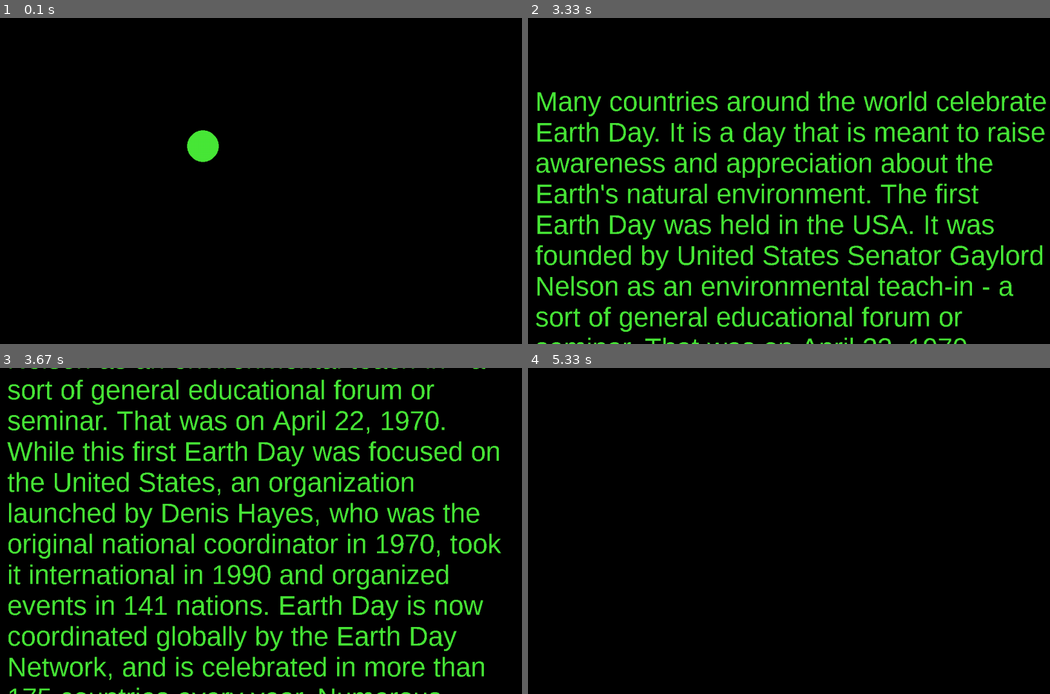
Above: before the commit, frames 1-4 (two rows, left to right).
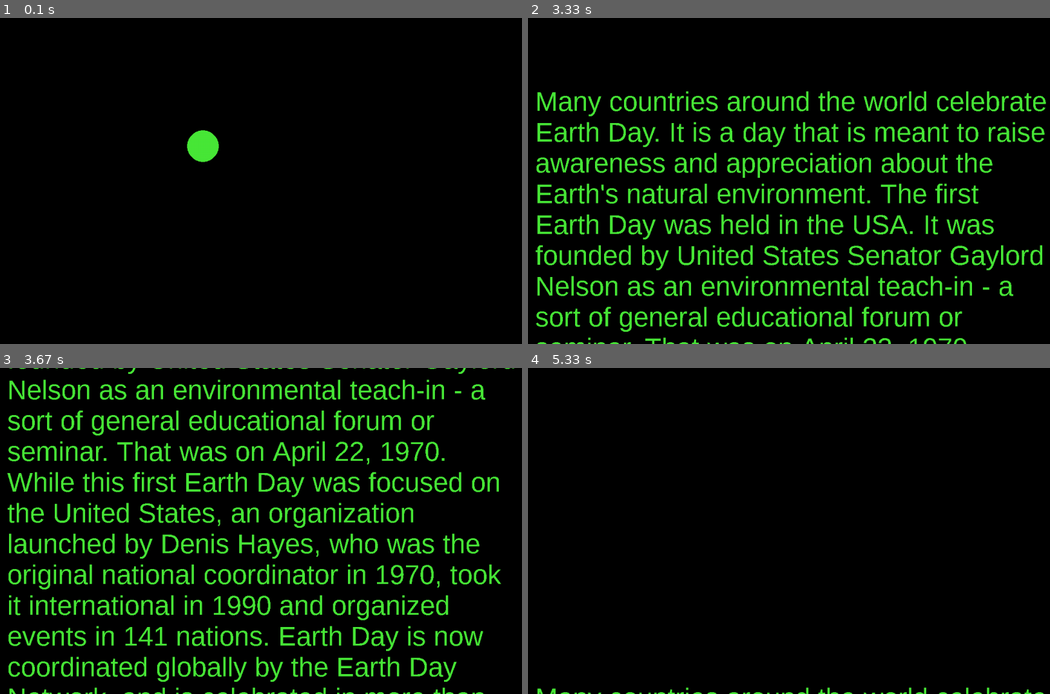
Above: after the commit, the same moments.

Repository: BaiYunpeng1949/Ada_text_amount
Game: pygame game, started from main.py
Same seed, same stepped clock (60 frames per second), same inputs: the game is played once before the commit and once after it.
Inputs:
- Up to frame 1 (0.1 s): no input
- Up to frame 2 (3.33 s): no input
- Up to frame 3 (3.67 s): tap Page Down at 3.33 s
- Up to frame 4 (5.33 s): tap Page Up at 3.67, 5 s

Frames 1-2 are identical in both runs. In frame 3, 27% of the frame differs, in the area x 1-99%, y 0-100%; in frame 4, 0.4%.

Commit message:
Pilot with Zhou Chen, P4, data.

Diff:
--- a/Ada_pygame_prototype.py
+++ b/Ada_pygame_prototype.py
@@ -134,7 +134,8 @@
         self.wps_dynamical_duration_text = 3  # Words per second for dynamically changing duration of text reading at different text chunks.
         self.offset_seconds_dynamical_duration_text = 2  # The unit is second.
 
-        self.num_lines_scrolled_press_keys_present_all = 9      # This variable determines the number of lines that will be scrolled up or down with a single key press.
+        # TODO: do this robustly.
+        self.num_lines_scrolled_press_keys_present_all = 8      # This variable determines the number of lines that will be scrolled up or down with a single key press.
         self.num_scrolling_press_keys_present_all = 0    # This variable will record the current number of scrolling operations, positive numbers negative numbers mean scrolling up and down.
 
         self.log_actual_amounts_texts = []
--- /dev/null
+++ b/Results/1 July 2022/Zhou Chen_4/condition_1_pos50.txt
@@ -0,0 +1,55 @@
+Participant Information:
+Participant Name: Zhou Chen_4
+Experiment Time: 1 July 2022
+Trial Number / Condition: condition_1
+Text source path: Reading Materials/What does cloud computing means_279.txt
+
+Configuration:
+Duration of gap task: 4000 ms
+Duration of text reading: 10000 ms
+Amount of text in a chunk: 35 words
+Text read: Reading Materials/What does cloud computing means_279.txt
+The type of task type: count task
+The number of attention shifts: 8
+The mode of text content update: present all
+The color of OHMD background: black
+The color of OHMD texts: (73, 232, 56)
+The size of texts: 60 pixels
+The size of gap tasks: 64 pixels
+The position of texts: (50, 150)
+The position of gap tasks: (0, 0)
+
+Logs:
+The 1 text chunk:
+Gap task results: ['circle: 2 ', 'triangle: 1 ', 'rectangle: 5 ']
+The 2 text chunk:
+Gap task results: ['circle: 4 ', 'triangle: 2 ', 'rectangle: 2 ']
+The 3 text chunk:
+Gap task results: ['circle: 2 ', 'triangle: 4 ', 'rectangle: 2 ']
+The 4 text chunk:
+Gap task results: ['circle: 4 ', 'triangle: 1 ', 'rectangle: 3 ']
+The 5 text chunk:
+Gap task results: ['circle: 1 ', 'triangle: 3 ', 'rectangle: 4 ']
+The 6 text chunk:
+Gap task results: ['circle: 3 ', 'triangle: 1 ', 'rectangle: 4 ']
+The 7 text chunk:
+Gap task results: ['circle: 2 ', 'triangle: 4 ', 'rectangle: 2 ']
+The 8 text chunk:
+Gap task results: ['circle: 1 ', 'triangle: 5 ', 'rectangle: 2 ']
+
+The 1 attention shift:
+    Time spent: 15000 ms
+The 2 attention shift:
+    Time spent: 15000 ms
+The 3 attention shift:
+    Time spent: 14000 ms
+The 4 attention shift:
+    Time spent: 10000 ms
+The 5 attention shift:
+    Time spent: 17000 ms
+The 6 attention shift:
+    Time spent: 14000 ms
+The 7 attention shift:
+    Time spent: 17000 ms
+The 8 attention shift:
+    Time spent: 10000 ms
--- /dev/null
+++ b/Results/1 July 2022/Zhou Chen_4/condition_2_pos50.txt
@@ -0,0 +1,51 @@
+Participant Information:
+Participant Name: Zhou Chen_4
+Experiment Time: 1 July 2022
+Trial Number / Condition: condition_2
+Text source path: Reading Materials/Easter day_228.txt
+
+Configuration:
+Duration of gap task: 12000 ms
+Duration of text reading: 8000 ms
+Amount of text in a chunk: 35 words
+Text read: Reading Materials/Easter day_228.txt
+The type of task type: count task
+The number of attention shifts: 7
+The mode of text content update: rsvp
+The color of OHMD background: black
+The color of OHMD texts: (73, 232, 56)
+The size of texts: 60 pixels
+The size of gap tasks: 64 pixels
+The position of texts: (50, 150)
+The position of gap tasks: (0, 0)
+
+Logs:
+The 1 text chunk:
+Gap task results: ['circle: 8 ', 'triangle: 7 ', 'rectangle: 9 ']
+The 2 text chunk:
+Gap task results: ['circle: 7 ', 'triangle: 6 ', 'rectangle: 11 ']
+The 3 text chunk:
+Gap task results: ['circle: 10 ', 'triangle: 6 ', 'rectangle: 8 ']
+The 4 text chunk:
+Gap task results: ['circle: 8 ', 'triangle: 7 ', 'rectangle: 9 ']
+The 5 text chunk:
+Gap task results: ['circle: 9 ', 'triangle: 6 ', 'rectangle: 9 ']
+The 6 text chunk:
+Gap task results: ['circle: 9 ', 'triangle: 9 ', 'rectangle: 6 ']
+The 7 text chunk:
+Gap task results: ['circle: 14 ', 'triangle: 8 ', 'rectangle: 2 ']
+
+The 1 attention shift:
+Amount of texts in this chunk: 27    Time spent: 11000 ms
+The 2 attention shift:
+Amount of texts in this chunk: 37    Time spent: 15000 ms
+The 3 attention shift:
+Amount of texts in this chunk: 38    Time spent: 15000 ms
+The 4 attention shift:
+Amount of texts in this chunk: 42    Time spent: 16000 ms
+The 5 attention shift:
+Amount of texts in this chunk: 32    Time spent: 13000 ms
+The 6 attention shift:
+Amount of texts in this chunk: 35    Time spent: 14000 ms
+The 7 attention shift:
+Amount of texts in this chunk: 17    Time spent: 8000 ms
--- /dev/null
+++ b/Results/1 July 2022/Zhou Chen_4/condition_3_pos50.txt
@@ -0,0 +1,47 @@
+Participant Information:
+Participant Name: Zhou Chen_4
+Experiment Time: 1 July 2022
+Trial Number / Condition: condition_3
+Text source path: Reading Materials/Rainforests_223.txt
+
+Configuration:
+Duration of gap task: 12000 ms
+Duration of text reading: 15000 ms
+Amount of text in a chunk: 35 words
+Text read: Reading Materials/Rainforests_223.txt
+The type of task type: count task
+The number of attention shifts: 6
+The mode of text content update: present all
+The color of OHMD background: black
+The color of OHMD texts: (73, 232, 56)
+The size of texts: 60 pixels
+The size of gap tasks: 64 pixels
+The position of texts: (50, 150)
+The position of gap tasks: (0, 0)
+
+Logs:
+The 1 text chunk:
+Gap task results: ['circle: 10 ', 'triangle: 8 ', 'rectangle: 6 ']
+The 2 text chunk:
+Gap task results: ['circle: 7 ', 'triangle: 7 ', 'rectangle: 10 ']
+The 3 text chunk:
+Gap task results: ['circle: 9 ', 'triangle: 9 ', 'rectangle: 6 ']
+The 4 text chunk:
+Gap task results: ['circle: 12 ', 'triangle: 7 ', 'rectangle: 5 ']
+The 5 text chunk:
+Gap task results: ['circle: 10 ', 'triangle: 10 ', 'rectangle: 4 ']
+The 6 text chunk:
+Gap task results: ['circle: 10 ', 'triangle: 8 ', 'rectangle: 6 ']
+
+The 1 attention shift:
+    Time spent: 13000 ms
+The 2 attention shift:
+    Time spent: 15000 ms
+The 3 attention shift:
+    Time spent: 14000 ms
+The 4 attention shift:
+    Time spent: 15000 ms
+The 5 attention shift:
+    Time spent: 17000 ms
+The 6 attention shift:
+    Time spent: 15000 ms
--- /dev/null
+++ b/Results/1 July 2022/Zhou Chen_4/condition_4_pos50.txt
@@ -0,0 +1,55 @@
+Participant Information:
+Participant Name: Zhou Chen_4
+Experiment Time: 1 July 2022
+Trial Number / Condition: condition_4
+Text source path: Reading Materials/Youth_278.txt
+
+Configuration:
+Duration of gap task: 8000 ms
+Duration of text reading: 14000 ms
+Amount of text in a chunk: 35 words
+Text read: Reading Materials/Youth_278.txt
+The type of task type: count task
+The number of attention shifts: 8
+The mode of text content update: present all
+The color of OHMD background: black
+The color of OHMD texts: (73, 232, 56)
+The size of texts: 60 pixels
+The size of gap tasks: 64 pixels
+The position of texts: (50, 150)
+The position of gap tasks: (0, 0)
+
+Logs:
+The 1 text chunk:
+Gap task results: ['circle: 4 ', 'triangle: 4 ', 'rectangle: 8 ']
+The 2 text chunk:
+Gap task results: ['circle: 3 ', 'triangle: 4 ', 'rectangle: 9 ']
+The 3 text chunk:
+Gap task results: ['circle: 6 ', 'triangle: 4 ', 'rectangle: 6 ']
+The 4 text chunk:
+Gap task results: ['circle: 2 ', 'triangle: 5 ', 'rectangle: 9 ']
+The 5 text chunk:
+Gap task results: ['circle: 7 ', 'triangle: 2 ', 'rectangle: 7 ']
+The 6 text chunk:
+Gap task results: ['circle: 7 ', 'triangle: 6 ', 'rectangle: 3 ']
+The 7 text chunk:
+Gap task results: ['circle: 6 ', 'triangle: 4 ', 'rectangle: 6 ']
+The 8 text chunk:
+Gap task results: ['circle: 2 ', 'triangle: 6 ', 'rectangle: 8 ']
+
+The 1 attention shift:
+    Time spent: 13000 ms
+The 2 attention shift:
+    Time spent: 14000 ms
+The 3 attention shift:
+    Time spent: 14000 ms
+The 4 attention shift:
+    Time spent: 15000 ms
+The 5 attention shift:
+    Time spent: 14000 ms
+The 6 attention shift:
+    Time spent: 15000 ms
+The 7 attention shift:
+    Time spent: 13000 ms
+The 8 attention shift:
+    Time spent: 14000 ms
--- /dev/null
+++ b/Results/1 July 2022/Zhou Chen_4/condition_5_pos50.txt
@@ -0,0 +1,55 @@
+Participant Information:
+Participant Name: Zhou Chen_4
+Experiment Time: 1 July 2022
+Trial Number / Condition: condition_5
+Text source path: Reading Materials/New York City_297.txt
+
+Configuration:
+Duration of gap task: 8000 ms
+Duration of text reading: 14000 ms
+Amount of text in a chunk: 35 words
+Text read: Reading Materials/New York City_297.txt
+The type of task type: count task
+The number of attention shifts: 8
+The mode of text content update: rsvp
+The color of OHMD background: black
+The color of OHMD texts: (73, 232, 56)
+The size of texts: 60 pixels
+The size of gap tasks: 64 pixels
+The position of texts: (50, 150)
+The position of gap tasks: (0, 0)
+
+Logs:
+The 1 text chunk:
+Gap task results: ['circle: 6 ', 'triangle: 6 ', 'rectangle: 4 ']
+The 2 text chunk:
+Gap task results: ['circle: 5 ', 'triangle: 4 ', 'rectangle: 7 ']
+The 3 text chunk:
+Gap task results: ['circle: 5 ', 'triangle: 4 ', 'rectangle: 7 ']
+The 4 text chunk:
+Gap task results: ['circle: 6 ', 'triangle: 2 ', 'rectangle: 8 ']
+The 5 text chunk:
+Gap task results: ['circle: 5 ', 'triangle: 4 ', 'rectangle: 7 ']
+The 6 text chunk:
+Gap task results: ['circle: 8 ', 'triangle: 4 ', 'rectangle: 4 ']
+The 7 text chunk:
+Gap task results: ['circle: 8 ', 'triangle: 3 ', 'rectangle: 5 ']
+The 8 text chunk:
+Gap task results: ['circle: 2 ', 'triangle: 7 ', 'rectangle: 7 ']
+
+The 1 attention shift:
+Amount of texts in this chunk: 41    Time spent: 16000 ms
+The 2 attention shift:
+Amount of texts in this chunk: 30    Time spent: 12000 ms
+The 3 attention shift:
+Amount of texts in this chunk: 34    Time spent: 14000 ms
+The 4 attention shift:
+Amount of texts in this chunk: 46    Time spent: 18000 ms
+The 5 attention shift:
+Amount of texts in this chunk: 40    Time spent: 16000 ms
+The 6 attention shift:
+Amount of texts in this chunk: 43    Time spent: 17000 ms
+The 7 attention shift:
+Amount of texts in this chunk: 27    Time spent: 11000 ms
+The 8 attention shift:
+Amount of texts in this chunk: 36    Time spent: 14000 ms
--- /dev/null
+++ b/Results/1 July 2022/Zhou Chen_4/condition_6_pos50.txt
@@ -0,0 +1,51 @@
+Participant Information:
+Participant Name: Zhou Chen_4
+Experiment Time: 1 July 2022
+Trial Number / Condition: condition_6
+Text source path: Reading Materials/Elephants_232.txt
+
+Configuration:
+Duration of gap task: 4000 ms
+Duration of text reading: 6000 ms
+Amount of text in a chunk: 35 words
+Text read: Reading Materials/Elephants_232.txt
+The type of task type: count task
+The number of attention shifts: 7
+The mode of text content update: rsvp
+The color of OHMD background: black
+The color of OHMD texts: (73, 232, 56)
+The size of texts: 60 pixels
+The size of gap tasks: 64 pixels
+The position of texts: (50, 150)
+The position of gap tasks: (0, 0)
+
+Logs:
+The 1 text chunk:
+Gap task results: ['circle: 5 ', 'triangle: 2 ', 'rectangle: 1 ']
+The 2 text chunk:
+Gap task results: ['circle: 5 ', 'triangle: 2 ', 'rectangle: 1 ']
+The 3 text chunk:
+Gap task results: ['circle: 4 ', 'triangle: 2 ', 'rectangle: 2 ']
+The 4 text chunk:
+Gap task results: ['circle: 3 ', 'triangle: 0 ', 'rectangle: 5 ']
+The 5 text chunk:
+Gap task results: ['circle: 2 ', 'triangle: 3 ', 'rectangle: 3 ']
+The 6 text chunk:
+Gap task results: ['circle: 2 ', 'triangle: 2 ', 'rectangle: 4 ']
+The 7 text chunk:
+Gap task results: ['circle: 4 ', 'triangle: 3 ', 'rectangle: 1 ']
+
+The 1 attention shift:
+Amount of texts in this chunk: 39    Time spent: 15000 ms
+The 2 attention shift:
+Amount of texts in this chunk: 24    Time spent: 10000 ms
+The 3 attention shift:
+Amount of texts in this chunk: 42    Time spent: 16000 ms
+The 4 attention shift:
+Amount of texts in this chunk: 39    Time spent: 15000 ms
+The 5 attention shift:
+Amount of texts in this chunk: 39    Time spent: 15000 ms
+The 6 attention shift:
+Amount of texts in this chunk: 38    Time spent: 15000 ms
+The 7 attention shift:
+Amount of texts in this chunk: 11    Time spent: 6000 ms
--- /dev/null
+++ b/Results/1 July 2022/Zhou Chen_4/training_1_pos50.txt
@@ -0,0 +1,39 @@
+Participant Information:
+Participant Name: Zhou Chen_4
+Experiment Time: 1 July 2022
+Trial Number / Condition: training_1
+Text source path: Reading Materials/Earth day_144.txt
+
+Configuration:
+Duration of gap task: 3000 ms
+Duration of text reading: 14000 ms
+Amount of text in a chunk: 35 words
+Text read: Reading Materials/Earth day_144.txt
+The type of task type: count task
+The number of attention shifts: 4
+The mode of text content update: present all
+The color of OHMD background: black
+The color of OHMD texts: (73, 232, 56)
+The size of texts: 60 pixels
+The size of gap tasks: 64 pixels
+The position of texts: (50, 150)
+The position of gap tasks: (0, 0)
+
+Logs:
+The 1 text chunk:
+Gap task results: ['circle: 1 ', 'triangle: 3 ', 'rectangle: 2 ']
+The 2 text chunk:
+Gap task results: ['circle: 3 ', 'triangle: 2 ', 'rectangle: 1 ']
+The 3 text chunk:
+Gap task results: ['circle: 2 ', 'triangle: 1 ', 'rectangle: 3 ']
+The 4 text chunk:
+Gap task results: ['circle: 0 ', 'triangle: 4 ', 'rectangle: 2 ']
+
+The 1 attention shift:
+    Time spent: 14000 ms
+The 2 attention shift:
+    Time spent: 15000 ms
+The 3 attention shift:
+    Time spent: 14000 ms
+The 4 attention shift:
+    Time spent: 14000 ms
--- /dev/null
+++ b/Results/1 July 2022/Zhou Chen_4/training_2_pos50.txt
@@ -0,0 +1,39 @@
+Participant Information:
+Participant Name: Zhou Chen_4
+Experiment Time: 1 July 2022
+Trial Number / Condition: training_2
+Text source path: Reading Materials/Earth day_144.txt
+
+Configuration:
+Duration of gap task: 2000 ms
+Duration of text reading: 14000 ms
+Amount of text in a chunk: 35 words
+Text read: Reading Materials/Earth day_144.txt
+The type of task type: count task
+The number of attention shifts: 4
+The mode of text content update: rsvp
+The color of OHMD background: black
+The color of OHMD texts: (73, 232, 56)
+The size of texts: 60 pixels
+The size of gap tasks: 64 pixels
+The position of texts: (50, 150)
+The position of gap tasks: (0, 0)
+
+Logs:
+The 1 text chunk:
+Gap task results: ['circle: 1 ', 'triangle: 2 ', 'rectangle: 1 ']
+The 2 text chunk:
+Gap task results: ['circle: 0 ', 'triangle: 0 ', 'rectangle: 4 ']
+The 3 text chunk:
+Gap task results: ['circle: 2 ', 'triangle: 0 ', 'rectangle: 2 ']
+The 4 text chunk:
+Gap task results: ['circle: 1 ', 'triangle: 1 ', 'rectangle: 2 ']
+
+The 1 attention shift:
+Amount of texts in this chunk: 34    Time spent: 14000 ms
+The 2 attention shift:
+Amount of texts in this chunk: 39    Time spent: 15000 ms
+The 3 attention shift:
+Amount of texts in this chunk: 36    Time spent: 14000 ms
+The 4 attention shift:
+Amount of texts in this chunk: 36    Time spent: 14000 ms
